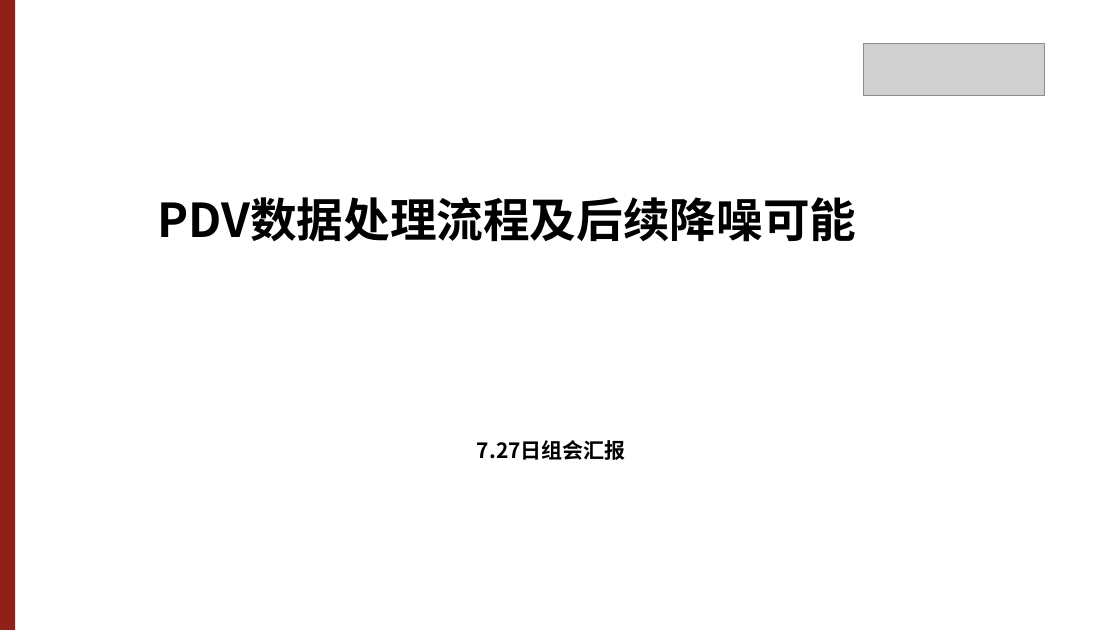
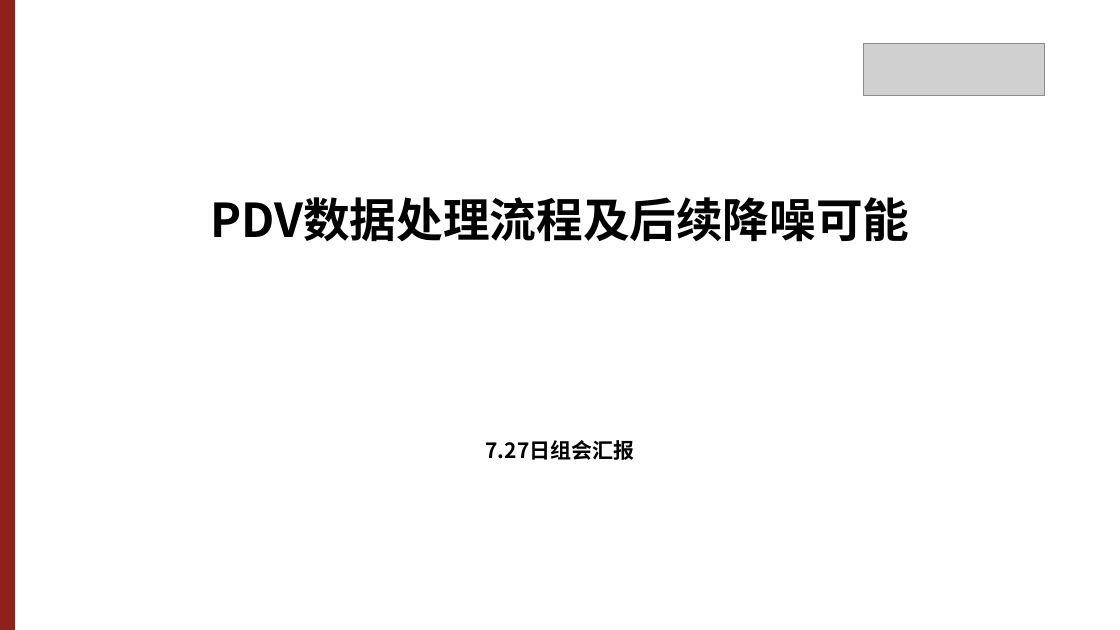
Before and after one commit to zhaofeiisfading-sudo/DPS_Studio, a slide deck: slide 1 of presentation/redesign_v3/DPS_Studio_组会汇报.pptx. Drawn at 1120x630 pixels with LibreOffice and Linux fonts; fonts in the diff are those of the drawing; grey boxes stand for pictures; background and template pictures are left out. Boxes give left, top, right and bottom in pixels: in the first picture for what was removed or moved away, otherwise in the second. Text is boxed around its words. In the diff, an @@ line names an element or a change of style, - is before the commit and + after.

```diff
--- a/presentation/redesign_v3/DPS_Studio_组会汇报.pptx
+++ b/presentation/redesign_v3/DPS_Studio_组会汇报.pptx
@@ text "PDV数据处理流程及后续降噪可能" at [211,197,910,242]: alignment left to centre @@
@@ text "7.27日组会汇报": place and size @@
-text "7.27日组会汇报" at [477,440,626,460]
+text "7.27日组会汇报" at [485,440,634,460]
```
Also in this commit, not shown: 2 other slides changed, 4 other files.
